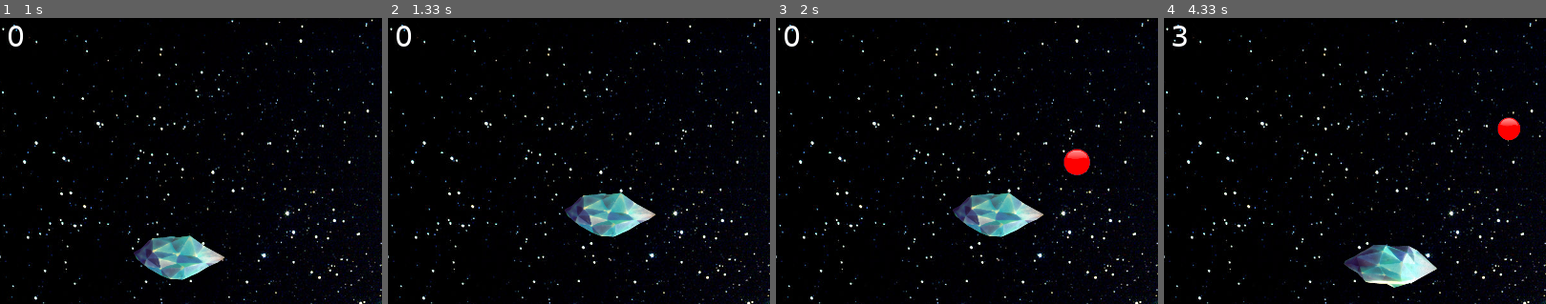
Above: before the commit, frames 1-4 (left to right).
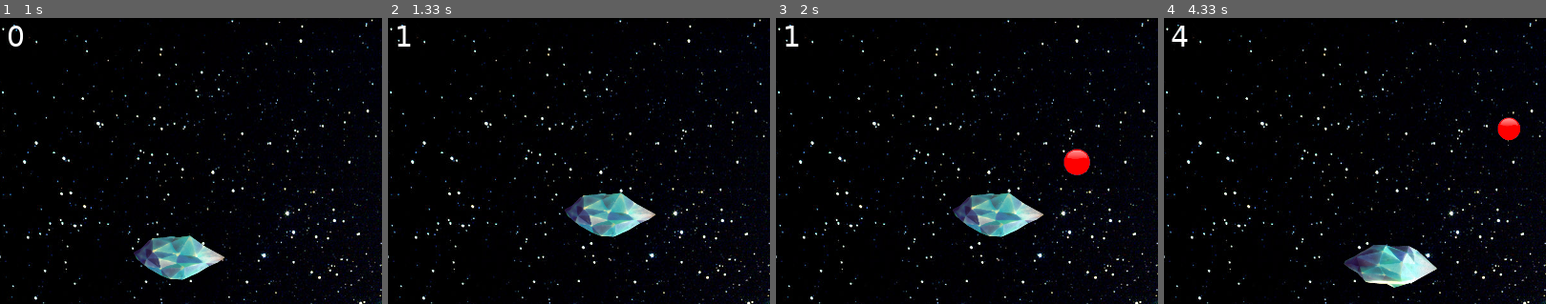
Above: after the commit, the same moments.

Repository: RafaelCastilhoCastro/PyGames_Projects
Game: pygame game, started from space_flying.py
Same seed, same stepped clock (60 frames per second), same inputs: the game is played once before the commit and once after it.
Inputs:
- Up to frame 1 (1 s): hold Right 0.33-0.8 s; hold Up from 0.83 s (still down)
- Up to frame 2 (1.33 s): release Up at 1.13 s; hold Right from 1.17 s (still down)
- Up to frame 3 (2 s): release Right at 1.63 s; hold Left from 1.67 s (still down)
- Up to frame 4 (4.33 s): release Left at 2.2 s; hold Down 2.23-2.53 s; hold Left 2.57-2.97 s; hold Up 3-3.37 s; hold Right 3.4-4.03 s; hold Down from 4.07 s (still down)
The pictures show only the part of the screen within x 0-50%, y 1-51%; the shares and areas given below are measured in that part.

Frame 1 is identical in both runs. In frame 2, 0.2% of the frame differs, in the area x 2-6%, y 2-10%; in frame 3, 0.2%; in frame 4, 0.2%.

Commit message:
Time-based score

Diff:
--- a/space_flying.py
+++ b/space_flying.py
@@ -46,7 +46,6 @@
         self.type = random.randint(1, 3)        #Type 0 horizontal. Type 1 ascending. Type 2 descending.
 
     def move(self):
-        global score
         self.rect.move_ip(((self.x_spd * speed)/2) * -1, 0)
 
         if self.type == 1:
@@ -63,7 +62,6 @@
         self.rect.move_ip(0, self.y_spd)
 
         if self.rect.right < 0:
-            score += 1
             self.x_spd = random.randint(1, 5) * random.randint(1, 3)
             self.rect.center = (screen_width + self.surf.get_width(), (random.randint(0, screen_height)))
 
@@ -102,11 +100,6 @@
         self.image = pygame.image.load(player_pos)
 
 
-# def score_inc(self):
-#     global score
-#     score += 1
-
-
 P1 = Player()
 E1 = Enemy()
 E2 = Enemy()
@@ -142,12 +135,12 @@
 
 inc_speed = pygame.USEREVENT + 1
 pygame.time.set_timer(inc_speed, 1000)
-# pygame.time.set_timer(score_inc, 1000)
 
 while True:
     for event in pygame.event.get():
         if event.type == inc_speed:
             speed += 0.01
+            score += 1
 
         if event.type == QUIT:
             pygame.quit()
@@ -181,6 +174,7 @@
         pygame.quit()
         sys.exit()
 
+
     pygame.display.update()
     FPS.tick(fps_max)
 
